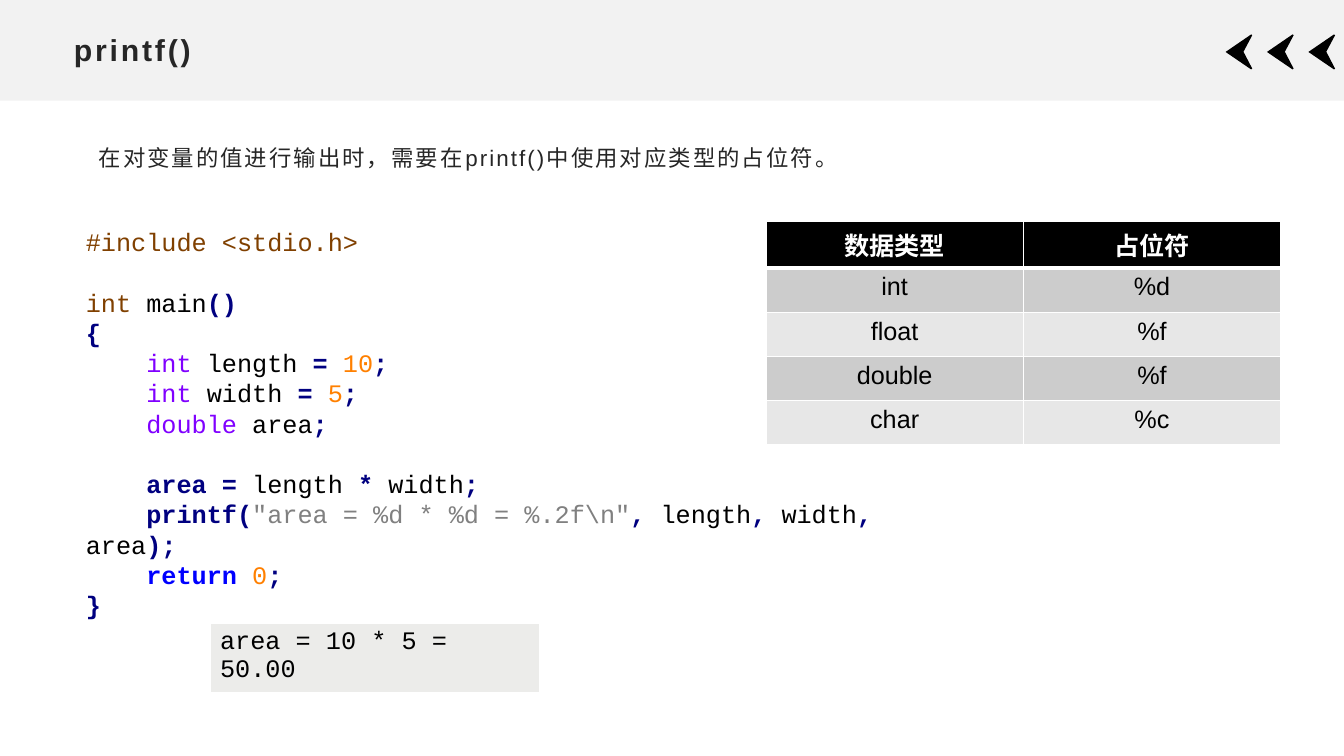
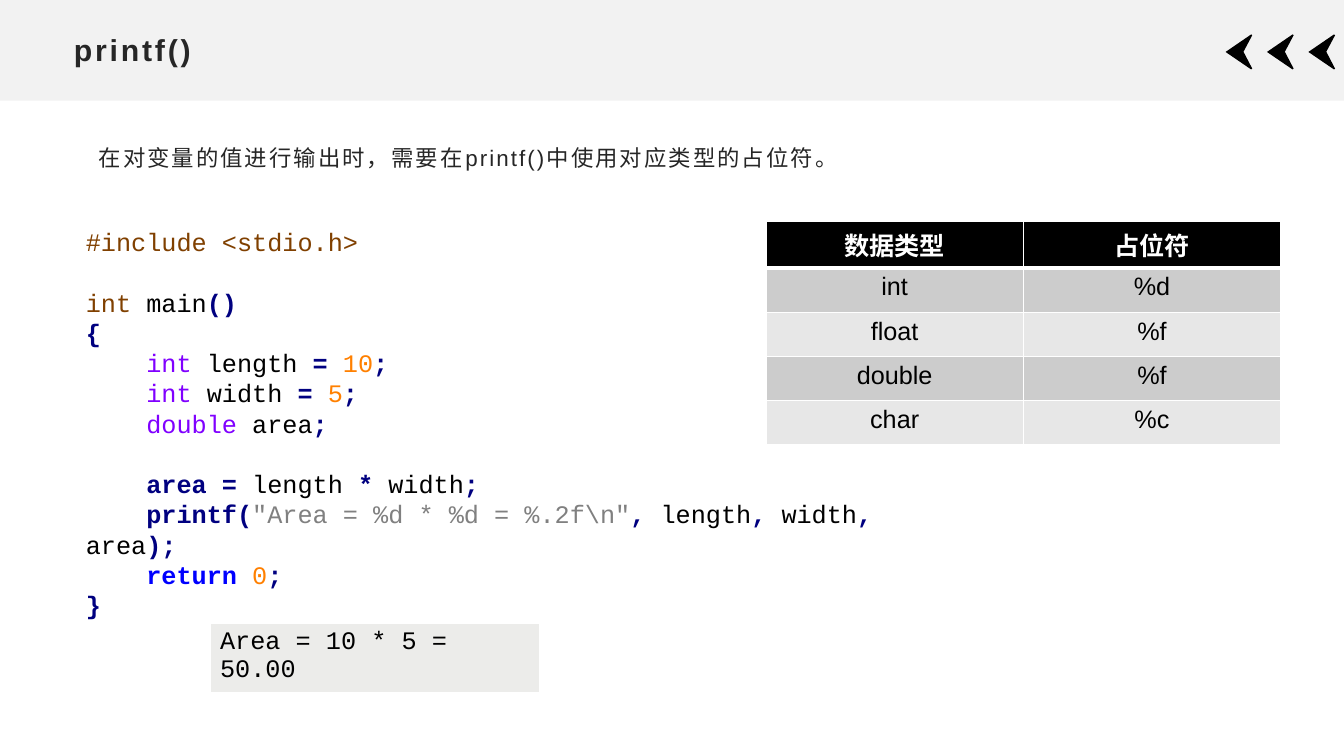
Before and after one commit to xdai02/C, a slide deck: slide 15 of slides/1.pptx. Drawn at 1344x756 pixels with LibreOffice and Linux fonts; fonts in the diff are those of the drawing. Boxes give left, top, right and bottom in pixels: in the first picture for what was removed or moved away, otherwise in the second. Text is boxed around its words. In the diff, an @@ line names an element or a change of style, - is before the commit and + after.

```diff
--- a/slides/1.pptx
+++ b/slides/1.pptx
@@ text at [86, 233, 873, 589]: text changed @@
-#include <stdio.h> int main() { int length = 10; int width = 5; double area; area = length * width; printf("area = %d * %d = %.2f\n", length, width, area); return 0; }
+#include <stdio.h> int main() { int length = 10; int width = 5; double area; area = length * width; printf("Area = %d * %d = %.2f\n", length, width, area); return 0; }
@@ table at [210, 623, 539, 682] @@
-row 1, column 1: area = 10 * 5 = 50.00
+row 1, column 1: Area = 10 * 5 = 50.00
```
Also in this commit, not shown: 3 other slides changed, 33 other files.
